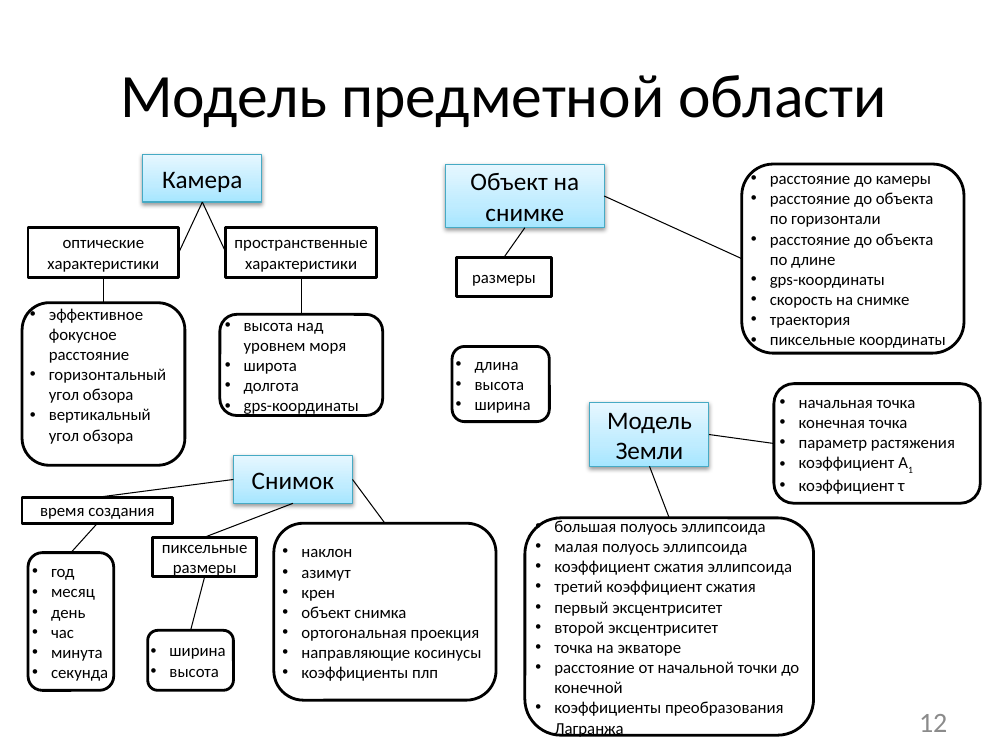
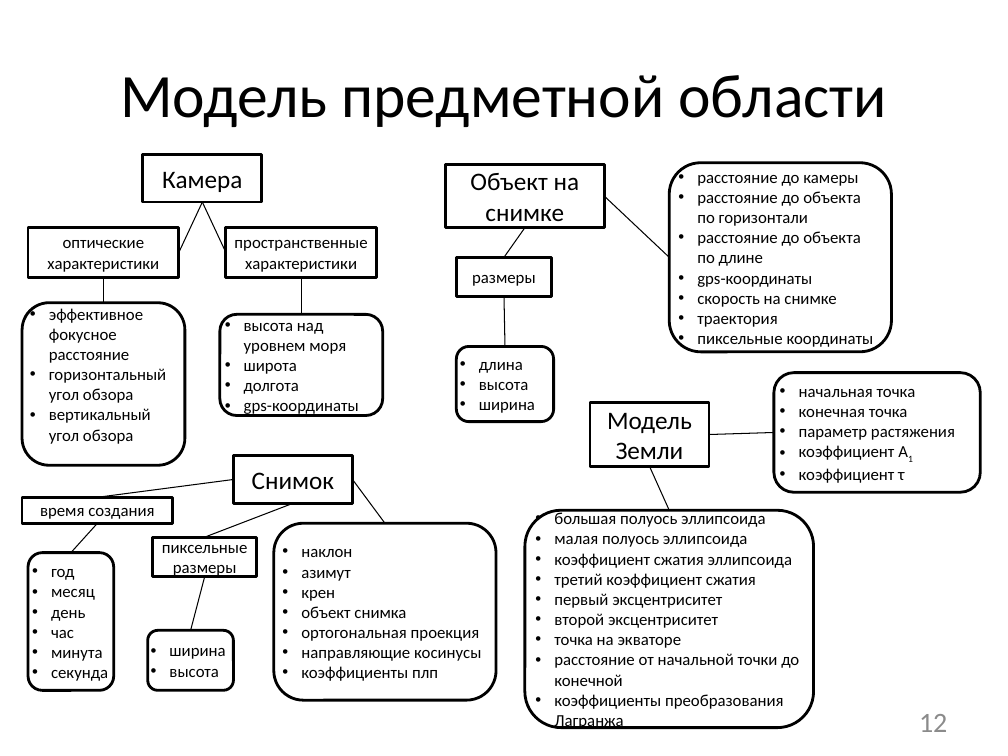
Before and after one commit to NecroArt/Diploma, a slide deck: slide 12 of docs/parts/conference.pptx. Drawn at 1008x756 pixels with LibreOffice and Linux fonts; fonts in the diff are those of the drawing. Boxes give left, top, right and bottom in pixels: in the first picture for what was removed or moved away, otherwise in the second. Text is boxed around its words. In the diff, an @@ line names an element or a change of style, - is before the commit and + after.

```diff
--- a/docs/parts/conference.pptx
+++ b/docs/parts/conference.pptx
@@ rounded rectangle "расстояние до камеры": place and size @@
-rounded rectangle "расстояние до камеры" at bbox=[742, 164, 964, 354]
+rounded rectangle "расстояние до камеры" at bbox=[669, 162, 891, 352]
@@ line moved from (604, 196) - (742, 259) to (604, 196) - (669, 257) @@
@@ line added from (504, 296) to (505, 347), #000000 0.75 pt @@
@@ rounded rectangle "длина": place and size @@
-rounded rectangle "длина" at bbox=[453, 347, 550, 422]
+rounded rectangle "длина" at bbox=[457, 347, 554, 422]
@@ rounded rectangle "начальная точка": place and size @@
-rounded rectangle "начальная точка" at bbox=[774, 384, 981, 504]
+rounded rectangle "начальная точка" at bbox=[774, 373, 981, 493]
@@ fill gradient #A7E6FF to #C1EDFF to #E7F8FF to #FFFFFF; outline #46AAC5 0.75 pt to #000000 2 pt; shadow off in 4 elements at bbox=[143, 154, 262, 202], bbox=[234, 456, 353, 503], bbox=[446, 164, 604, 228], bbox=[590, 403, 709, 467] @@
@@ line moved from (774, 444) - (709, 434) to (774, 432) - (709, 434) @@
@@ line moved from (669, 518) - (649, 467) to (669, 510) - (649, 467) @@
@@ rounded rectangle "большая полуось эллипсоида": place and size @@
-rounded rectangle "большая полуось эллипсоида" at bbox=[525, 518, 813, 736]
+rounded rectangle "большая полуось эллипсоида" at bbox=[525, 510, 813, 728]
```
Also in this commit, not shown: 8 other files.
